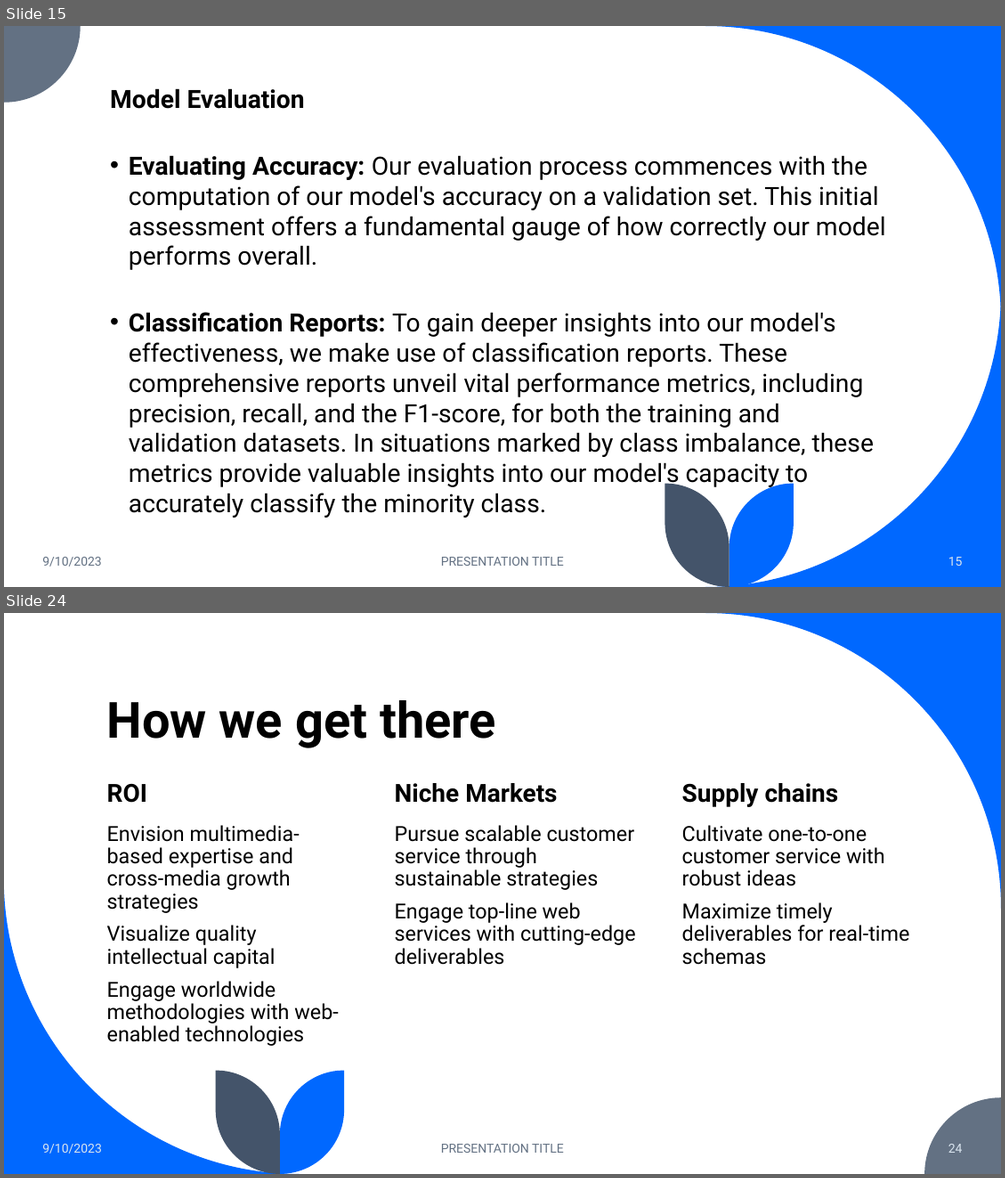
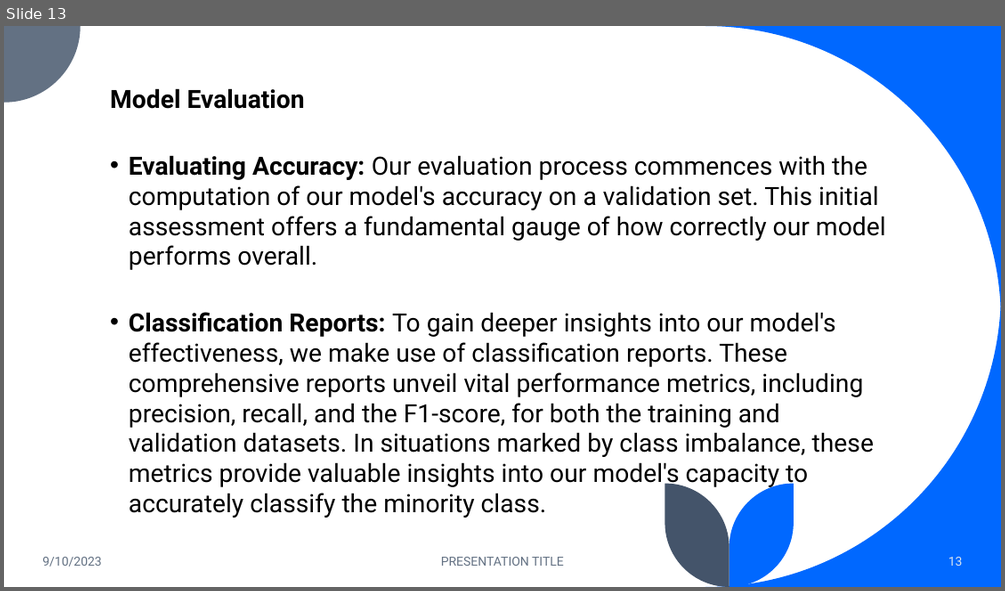
Before and after one commit to kwabenaboateng/AZUBI-CAPSTONE-PROJECT, a slide deck: Income Prediction Challenge for Azubian - PPT.pptx. Shown one above the other, each under a label of ours: slides 15 and 24 before the commit, slide 13 after it; the slides between them are not shown. The pictures are 1005x1178 and 1005x591 pixels, drawn with LibreOffice and Linux fonts; fonts in the diff are those of the drawing. Boxes give left, top, right and bottom in pixels: in the first picture for what was removed or moved away, otherwise in the second. Text is boxed around its words. In the diff, an @@ line names an element or a change of style, - is before the commit and + after.

```diff
--- a/Income Prediction Challenge for Azubian - PPT.pptx
+++ b/Income Prediction Challenge for Azubian - PPT.pptx
@@ slide 24 removed at [4, 613, 1001, 1174], background #FFFFFF @@
@@ freeform shape removed at [705, 613, 1001, 908] @@
@@ title removed at [107, 700, 496, 748] @@
-How we get there
@@ text removed at [107, 784, 147, 803] @@
-ROI
@@ text removed at [395, 783, 557, 803] @@
-Niche Markets
@@ text removed at [682, 783, 839, 807] @@
-Supply chains
@@ text removed at [107, 825, 339, 1046] @@
-Envision multimedia-based expertise and cross-media growth strategies
-Visualize quality intellectual capital
-Engage worldwide methodologies with web-enabled technologies
@@ text removed at [395, 825, 636, 965] @@
-Pursue scalable customer service through sustainable strategies
-Engage top-line web services with cutting-edge deliverables
@@ text removed at [682, 825, 909, 965] @@
-Cultivate one-to-one customer service with robust ideas
-Maximize timely deliverables for real-time schemas
@@ freeform shape removed at [4, 878, 299, 1174] @@
@@ freeform shape removed at [216, 1070, 280, 1174] @@
@@ freeform shape removed at [280, 1070, 345, 1174] @@
@@ freeform shape removed at [924, 1097, 1001, 1174] @@
@@ text removed at [42, 1143, 102, 1153] @@
-9/10/2023
@@ text removed at [441, 1143, 564, 1152] @@
-PRESENTATION TITLE
@@ page number removed at [948, 1143, 963, 1152] @@
-24
@@ what was slide 15 is now slide 13 @@
@@ page number at [948, 556, 963, 565]: text changed @@
-15
+13
```
Also in this commit, not shown: 7 slides changed, 3 slides added, 10 other slides removed, 8 other files.
